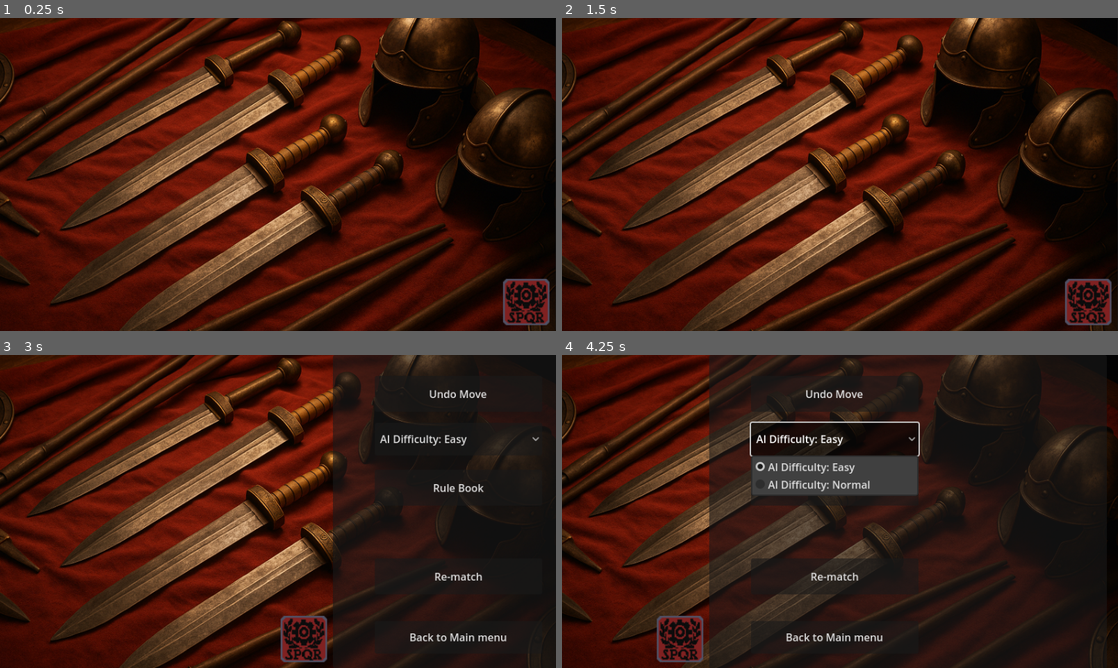
Above: before the commit, frames 1-4 (two rows, left to right).
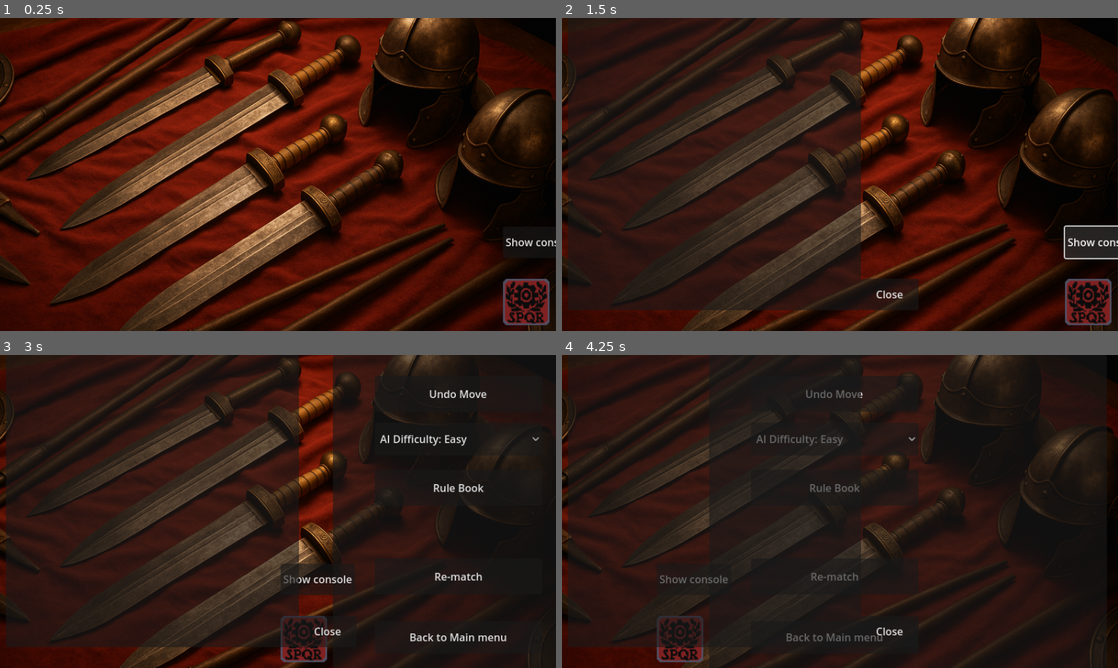
Above: after the commit, the same moments.

Repository: Charckle/ludox
Game: Godot game, scene res://objects/levels/basic/basic_lvl.tscn
Two runs of this game, one before a commit and one after it. Both use one fixed random seed, a clock stepped at 60 frames per second and the inputs below. This scene is started directly instead of the project's main scene.
Inputs (mouse positions are in pixels of both pictures, inside the frame that each line leads up to):
- Up to frame 1 (0.25 s): no input
- Up to frame 2 (1.5 s): click (1101, 243) at 0.5 s, where only the run after the commit has a clickable "Show console"; click (1101, 243) at 1.25 s, where only the run after the commit has a clickable "Show console"
- Up to frame 3 (3 s): click (539, 580) at 2 s, where only the run after the commit has a clickable "Show console"; click (528, 639) at 2.75 s
- Up to frame 4 (4.25 s): click "AI Difficulty: Easy" at 3.5 s

The runs differ from the first frame. In frame 1, 0.1% of the frame differs, in the area x 90-100%, y 70-73%; in frame 2, 36%, in the area x 1-100%, y 0-94%; in frame 3, 36%; in frame 4, 23%.
Error in both runs: Invalid access to property or key 'board_size' on a base object of type 'Nil'. (res://objects/city/city.gd:16)

Commit message:
added fix for android

Diff:
--- a/objects/city/basic.gd
+++ b/objects/city/basic.gd
@@ -166,14 +166,18 @@
 
 	#can_eat.append(basic_eatable_rules(my_player, start_coord, pos_coord, dryrun))
 	var adj_tiles = city.get_adjacent_tiles(pos_coord)
-
+	#city.write_console(adj_tiles)
 	# if there is, check if its in a corner
+	city.write_console("All tile corner: " + str(city.corners["all"]) + " - check: " + str(pos_coord))
+
 	for tile_coord in adj_tiles:
 		#print(corners)
 		if tile_coord in city.corners["all"]:
+			city.write_console("tile in corner: " + str(tile_coord))
 			# check if unit there
 			var unit_ = city.get_soldier_on_position(tile_coord, simulation)
 			if unit_ != null and unit_["player"] != my_player:
+				city.write_console("found unit: " + str(unit_))
 				# check if that unit has another player unit alongside it
 				var enemy_adj_tiles = city.get_adjacent_tiles(unit_["pg"])
 				# remove the player unit
@@ -182,8 +186,10 @@
 					var unit_adj = city.get_soldier_on_position(adj_tile_coord, simulation)
 					if unit_adj != null:
 						if unit_adj["player"] == my_player:
+							city.write_console("friendly unit: " + str(unit_adj))
 							if unit_["dux"] == false:
 								if not dryrun:
+									city.write_console("EATTTT")
 									city.eat_unit(unit_["pg"])
 								else:
 									can_eat.append([start_coord, pos_coord, unit_["pg"]])
--- a/objects/city/city.gd
+++ b/objects/city/city.gd
@@ -407,7 +407,7 @@
 			lowest_x = pos_.x
 		if highest_y < pos_.y:
 			highest_y = pos_.y
-		if lowest_y < pos_.y:
+		if lowest_y > pos_.y:
 			lowest_y = pos_.y
 
 	var tr_ = Vector2i(highest_x, highest_y)
@@ -655,6 +655,7 @@
 
 	if not check_win():
 		execute_ai_move()
+	self.write_console("NEXT TURN!!!!")
 
 func execute_ai_move():
 	if player_turn != 3 and GlobalSet.settings["game_type"] != Game_types.PVP and multi_play == false:
@@ -941,3 +942,7 @@
 		all_units.append(new_unit)
 
 	return all_units
+
+
+func write_console(text_):
+	lvl_.fill_console(text_)
--- a/objects/levels/basic/basic_lvl.gd
+++ b/objects/levels/basic/basic_lvl.gd
@@ -18,3 +18,6 @@
 
 func _on_undo_btn_pressed() -> void:
 	city.undo_move()
+
+func fill_console(text_):
+	$CanvasModulate/console_pnl/consol.append_text(str(text_) + "\n")
--- a/objects/levels/basic/basic_lvl.tscn
+++ b/objects/levels/basic/basic_lvl.tscn
@@ -7,6 +7,7 @@
 [ext_resource type="Texture2D" uid="uid://d17db7y5lql1v" path="res://sprites/images/settings.png" id="4_2lyv5"]
 [ext_resource type="Script" uid="uid://d008ipc0aadtd" path="res://objects/levels/basic/info_panel.gd" id="4_4ebhi"]
 [ext_resource type="PackedScene" uid="uid://barp2eu1vt3yw" path="res://menus/rule_book/rule_book.tscn" id="4_qtxv8"]
+[ext_resource type="Script" uid="uid://bymg35rdwvrc1" path="res://objects/levels/basic/console_pnl.gd" id="7_i1ik6"]
 
 [node name="BasicLvl" type="Node2D"]
 script = ExtResource("1_74g82")
@@ -111,6 +112,14 @@
 grow_horizontal = 1
 grow_vertical = 1
 
+[node name="show_console_btn" type="Button" parent="CanvasModulate/Panel"]
+layout_mode = 0
+offset_left = -80.0
+offset_top = 320.0
+offset_right = 34.0
+offset_bottom = 368.0
+text = "Show console"
+
 [node name="info_panel" type="Panel" parent="CanvasModulate"]
 visible = false
 anchors_preset = 8
@@ -141,6 +150,30 @@
 offset_bottom = 135.0
 text = "OK"
 
+[node name="console_pnl" type="Panel" parent="CanvasModulate"]
+visible = false
+offset_left = -416.0
+offset_top = -240.0
+offset_right = 32.0
+offset_bottom = 208.0
+script = ExtResource("7_i1ik6")
+
+[node name="consol" type="RichTextLabel" parent="CanvasModulate/console_pnl"]
+layout_mode = 0
+offset_left = 8.0
+offset_top = 16.0
+offset_right = 424.0
+offset_bottom = 432.0
+scroll_following = true
+
+[node name="close_console_btn" type="Button" parent="CanvasModulate/console_pnl"]
+layout_mode = 0
+offset_left = 448.0
+offset_top = 400.0
+offset_right = 536.0
+offset_bottom = 448.0
+text = "Close"
+
 [node name="Sprite2D" type="Sprite2D" parent="."]
 z_index = -1
 position = Vector2(0, 26)
@@ -153,4 +186,6 @@
 [connection signal="pressed" from="CanvasModulate/Panel/main_menu_btn" to="CanvasModulate/Panel" method="_on_main_menu_btn_pressed"]
 [connection signal="pressed" from="CanvasModulate/Panel/rematch_btn" to="CanvasModulate/Panel" method="_on_rematch_btn_pressed"]
 [connection signal="pressed" from="CanvasModulate/Panel/rule_book_btn" to="CanvasModulate/Panel" method="_on_rule_book_btn_pressed"]
+[connection signal="pressed" from="CanvasModulate/Panel/show_console_btn" to="CanvasModulate/console_pnl" method="_on_show_console_btn_pressed"]
 [connection signal="pressed" from="CanvasModulate/info_panel/Button" to="CanvasModulate/info_panel" method="_on_button_pressed"]
+[connection signal="pressed" from="CanvasModulate/console_pnl/close_console_btn" to="CanvasModulate/console_pnl" method="_on_button_pressed"]
--- /dev/null
+++ b/objects/levels/basic/console_pnl.gd
@@ -0,0 +1,19 @@
+extends Panel
+
+
+# Called when the node enters the scene tree for the first time.
+func _ready() -> void:
+	pass # Replace with function body.
+
+
+# Called every frame. 'delta' is the elapsed time since the previous frame.
+func _process(delta: float) -> void:
+	pass
+
+
+func _on_button_pressed() -> void:
+	self.visible = false
+
+
+func _on_show_console_btn_pressed() -> void:
+	self.visible = true
--- a/project.godot
+++ b/project.godot
@@ -11,7 +11,7 @@
 [application]
 
 config/name="Roman Chesss"
-config/version="0.3.2"
+config/version="0.4.0"
 run/main_scene="uid://blglugajiqw3y"
 config/features=PackedStringArray("4.4", "GL Compatibility")
 config/icon="uid://dxvc0ipr056vg"
@@ -26,8 +26,8 @@
 
 window/size/viewport_width=850
 window/size/viewport_height=480
-window/size/mode=3
 window/stretch/mode="viewport"
+window/name="Roman Chess"
 
 [rendering]
 
Not shown: 1 places in objects/levels/basic/basic_lvl.tscn that only renumber resources
Not shown, added: objects/levels/basic/console_pnl.gd.uid
